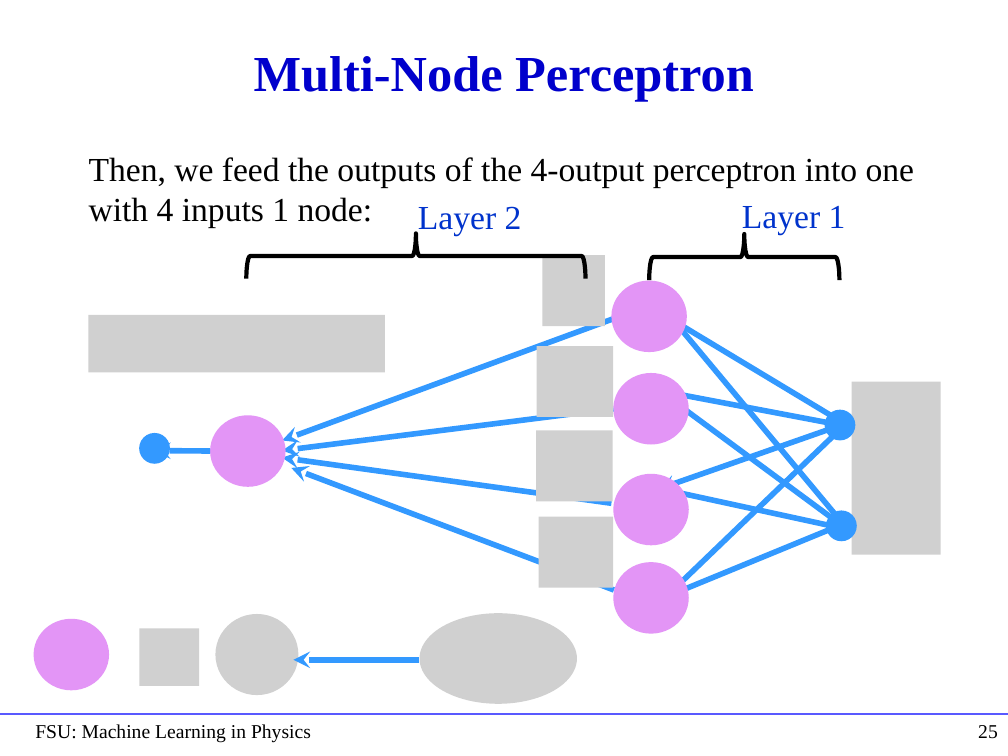
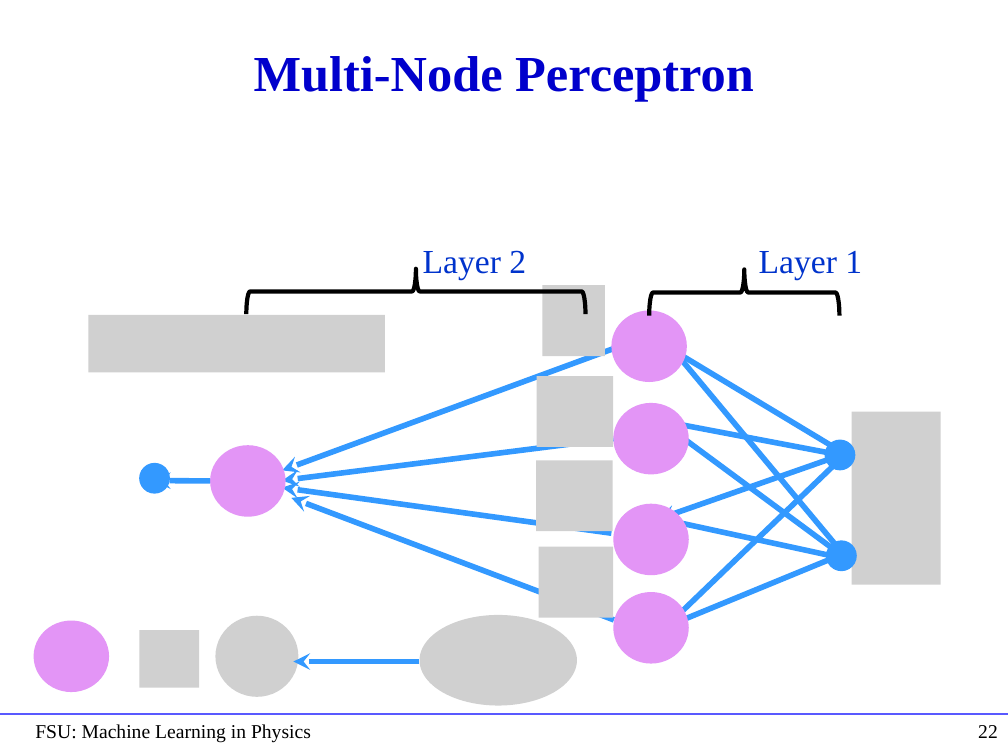
Before and after one commit to hbprosper/mlinphysics, a slide deck: slide 22 of Lectures/01.Foundations/Lecture01.pptx (slide 25 before the commit). Drawn at 1008x756 pixels with LibreOffice and Linux fonts; fonts in the diff are those of the drawing; grey boxes stand for pictures. Boxes give left, top, right and bottom in pixels: in the first picture for what was removed or moved away, otherwise in the second. Text is boxed around its words. In the diff, an @@ line names an element or a change of style, - is before the commit and + after.

```diff
--- a/Lectures/01.Foundations/Lecture01.pptx
+++ b/Lectures/01.Foundations/Lecture01.pptx
@@ text removed at (x1=89, y1=157, x2=915, y2=228) @@
-Then, we feed the outputs of the 4-output perceptron into one with 4 inputs 1 node:
@@ text "Layer 2" moved from (x1=418, y1=206, x2=522, y2=236) to (x1=423, y1=250, x2=526, y2=279) @@
@@ text "Layer 1" moved from (x1=742, y1=206, x2=846, y2=235) to (x1=759, y1=251, x2=862, y2=279) @@
@@ right brace moved from (x1=246, y1=233, x2=585, y2=279) to (x1=246, y1=269, x2=585, y2=314) @@
@@ right brace moved from (x1=649, y1=234, x2=839, y2=281) to (x1=649, y1=270, x2=839, y2=316) @@
@@ 13 arrows, 8 ellipses, 5 pictures moved together from (x1=139, y1=255, x2=940, y2=634) to (x1=139, y1=285, x2=940, y2=663) @@
@@ page number at (x1=978, y1=725, x2=998, y2=738): text changed @@
-25
+22
```
Also in this commit, not shown: 5 other slides changed, 3 slides added, 6 slides removed, 8 other files.
